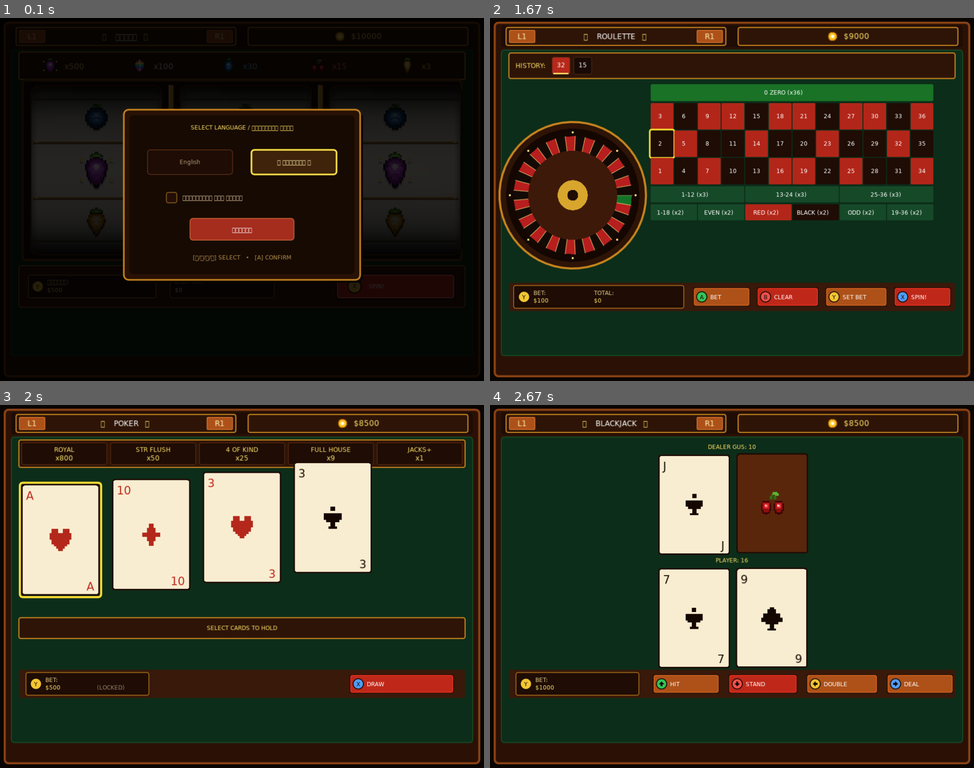
Above: before the commit, frames 1-4 (two rows, left to right).
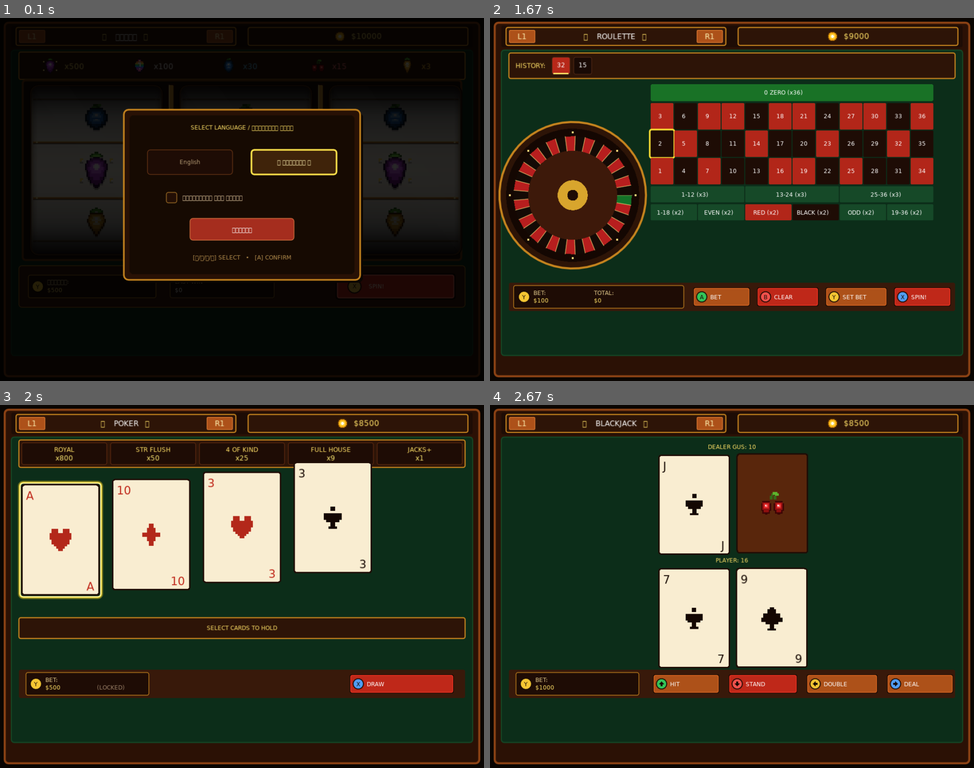
Above: after the commit, the same moments.

Repository: byMr712/SlotGame-PortMaster
Game: LÖVE game, started from casino/main.lua
Same seed, same stepped clock (60 frames per second), same inputs: the game is played once before the commit and once after it.
Inputs:
- Up to frame 1 (0.1 s): no input
- Up to frame 2 (1.67 s): hold Right 0.33-0.8 s; click "PLAY" at 0.88 s; tap E at 1.17, 1.5 s
- Up to frame 3 (2 s): tap E at 1.83 s
- Up to frame 4 (2.67 s): tap Enter at 2.17 s; tap 2 at 2.5 s

Frames 1-2 are identical in both runs. In frame 3, 0.7% of the frame differs, in the area x 3-22%, y 20-54%; in frame 4, nothing differs.

Commit message:
fix(poker): ensure bright golden focus frame is rendered on active card in poker

Diff:
--- a/casino/src/games/poker.lua
+++ b/casino/src/games/poker.lua
@@ -159,9 +159,16 @@
     love.graphics.rectangle("fill", x + 3, y + 3, cw - 6, ch - 6, 4)
 
     if focused then
-        love.graphics.setColor(1, 0.88, 0.2)
-        love.graphics.setLineWidth(4)
-        love.graphics.rectangle("line", x - 3, y - 3, cw + 6, ch + 6, 6)
+        -- Яркая золотая рамка фокуса карты с мягким ореолом
+        love.graphics.setColor(1, 0.85, 0.15, 0.4)
+        love.graphics.setLineWidth(6)
+        love.graphics.rectangle("line", x - 4, y - 4, cw + 8, ch + 8, 8)
+        love.graphics.setColor(1, 0.90, 0.3)
+        love.graphics.setLineWidth(3)
+        love.graphics.rectangle("line", x - 3, y - 3, cw + 6, ch + 6, 7)
+        love.graphics.setColor(1, 1, 0.8)
+        love.graphics.setLineWidth(1)
+        love.graphics.rectangle("line", x - 2, y - 2, cw + 4, ch + 4, 6)
         love.graphics.setLineWidth(1)
     end
 
@@ -271,7 +278,7 @@
                 local p = math.min(1, anim)
                 local ease = 1 - math.pow(1 - p, 3)
                 local yOff = (1 - ease) * -65
-                drawCard(c, x, startY + yOff, poker.holds[i], i == poker.focusCard)
+                drawCard(c, x, startY + yOff, poker.holds[i], (poker.phase == "draw" and i == (poker.focusCard or 1)))
             end
         end
     end
